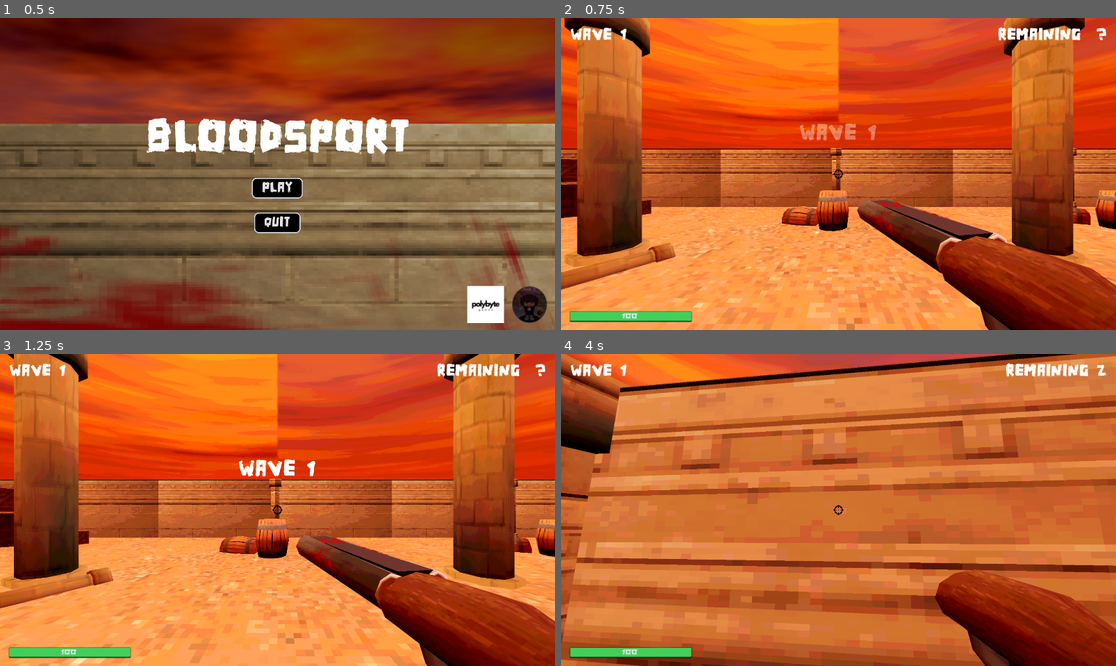
Above: before the commit, frames 1-4 (two rows, left to right).
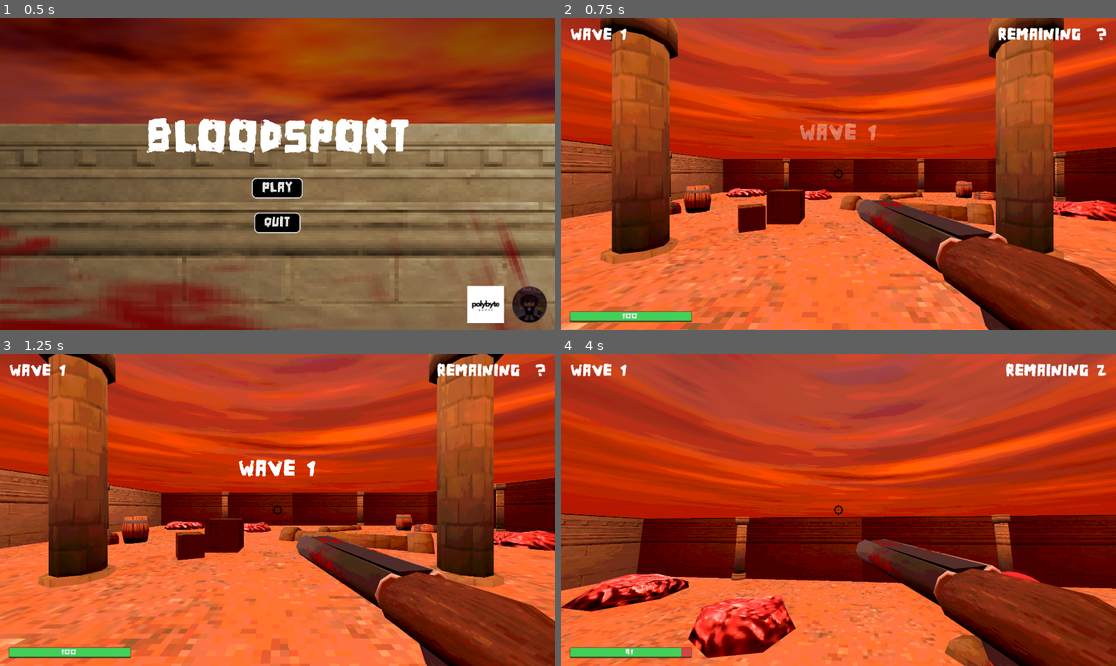
Above: after the commit, the same moments.

Repository: dalton-f/bloodsport
Game: Godot game, scene res://Entities/UI/MainMenu/MainMenu.tscn
The game is run twice, just before and just after one commit, with the same random seed, the same clock (stepped at 60 frames per second) and the same inputs.
Inputs (mouse positions are in pixels of both pictures, inside the frame that each line leads up to):
- Up to frame 1 (0.5 s): no input
- Up to frame 2 (0.75 s): click "PLAY" at 0.5 s
- Up to frame 3 (1.25 s): no input
- Up to frame 4 (4 s): move the mouse to (866, 510) at 1.27 s; press the mouse at (866, 510) at 1.28 s; hold W (up) from 1.28 s (still down); tap Space (jump) at 1.52, 2.27, 3.77 s; move the mouse to (810, 510) at 2.02 s; release the mouse at (810, 510) at 2.03 s; tap Ctrl (crouch) at 2.1 s; click (810, 510) at 2.3 s; move the mouse to (849, 503) at 2.77 s; press the mouse at (849, 503) at 2.78 s; move the mouse to (832, 516) at 3.52 s; release the mouse at (832, 516) at 3.53 s; tap Shift (sprint) at 3.6 s; click (832, 516) at 3.8 s

Frame 1 is identical in both runs. In frame 2, 71% of the frame differs, in the area x 0-100%, y 0-100%; in frame 3, 72%; in frame 4, 87%.
Error before the commit: Invalid access to property or key 'range' on a base object of type 'Resource (WeaponData)'. (res://Entities/Weapons/WeaponsManager/WeaponsManager.gd:43)

Commit message:
Minor changes

Diff:
--- a/Assets/Shaders/psx.gdshader
+++ b/Assets/Shaders/psx.gdshader
@@ -9,7 +9,7 @@
 uniform bool affine_mapping = false;
 uniform sampler2D albedo : source_color, filter_nearest;
 uniform float alpha_scissor : hint_range(0, 1) = 0.7;
-uniform float jitter: hint_range(0, 1) = 0.35;
+uniform float jitter: hint_range(0, 1) = 0.5;
 uniform ivec2 resolution = ivec2(320, 240);
 
 vec4 snap_to_position(vec4 base_position)
--- a/Entities/Weapons/WeaponsManager/WeaponsManager.gd
+++ b/Entities/Weapons/WeaponsManager/WeaponsManager.gd
@@ -6,6 +6,7 @@
 var camera
 var damage_mult = 1
 var range_mult = 1
+var attack_speed_mult = 1
 
 var current_weapon: Node3D
 var can_shoot: bool = true
@@ -40,7 +41,7 @@
 		direction = direction.normalized()
 
 		# Project a ray normal from the center of the screen up to a distance of 100
-		var end = origin + direction * (weapon_data.range * range_mult)
+		var end = origin + direction * (weapon_data.weapon_range * range_mult)
 
 		var query = PhysicsRayQueryParameters3D.create(origin, end)
 		query.collide_with_bodies = true
@@ -57,7 +58,7 @@
 
 	camera._camera_shake(0.2, 0.025)
 
-	var cooldown = 1.0 / float(weapon_data.fire_rate)
+	var cooldown = 1.0 / (float(weapon_data.fire_rate) * attack_speed_mult)
 	await get_tree().create_timer(cooldown).timeout
 	can_shoot = true
 
--- a/Entities/World/World.tscn
+++ b/Entities/World/World.tscn
@@ -15,6 +15,7 @@
 [ext_resource type="PackedScene" uid="uid://bo7hr3b5sv0ma" path="res://Entities/World/Props/Meatlumps/MeatlumpC.tscn" id="10_f0iu4"]
 [ext_resource type="AudioStream" uid="uid://dk4y720umesna" path="res://Assets/Audio/monster_spawn.mp3" id="12_f0iu4"]
 [ext_resource type="PackedScene" uid="uid://c1g1tadofu378" path="res://Entities/UI/PauseMenu/PauseMenu.tscn" id="14_s7h3x"]
+[ext_resource type="PackedScene" uid="uid://cyhe3fspg3m0f" path="res://Entities/UI/WinMenu/WinMenu.tscn" id="15_t6mjc"]
 
 [sub_resource type="ShaderMaterial" id="ShaderMaterial_n7sqv"]
 shader = ExtResource("1_n0y24")
@@ -32,8 +33,9 @@
 [sub_resource type="Environment" id="Environment_1j0jg"]
 background_mode = 2
 sky = SubResource("Sky_8rr0o")
-tonemap_mode = 2
 glow_enabled = true
+fog_density = 0.05
+fog_sky_affect = 0.2
 volumetric_fog_density = 0.02
 adjustment_enabled = true
 
@@ -77,6 +79,7 @@
 shadow_enabled = true
 
 [node name="Player" parent="SubViewportContainer/SubViewport/World" instance=ExtResource("1_8rr0o")]
+transform = Transform3D(1.3113416e-07, 0, -1, 0, 1, 0, 1, 0, 1.3113416e-07, 0, 0, 0)
 
 [node name="World" type="NavigationRegion3D" parent="SubViewportContainer/SubViewport/World"]
 transform = Transform3D(1, 0, 0, 0, 1, 0, 0, 0, 1, 0, -76.4, 9)
@@ -230,7 +233,7 @@
 transform = Transform3D(1, 0, 0, 0, 1, 0, 0, 0, 1, -13.6, -1.618, -3)
 
 [node name="SpawnC" type="Marker3D" parent="SubViewportContainer/SubViewport/World"]
-transform = Transform3D(1, 0, 0, 0, 0.92263234, -0.38568062, 0, 0.38568062, 0.92263234, 3.1999998, -1.6182013, 11.099999)
+transform = Transform3D(1, 0, 0, 0, 0.92263234, -0.38568062, 0, 0.38568062, 0.92263234, 14.2, -1.6182013, -6.9000006)
 
 [node name="SpawnD" type="Marker3D" parent="SubViewportContainer/SubViewport/World"]
 transform = Transform3D(1, 0, 0, 0, 0.92263234, -0.38568062, 0, 0.38568062, 0.92263234, -9.8, -1.6182013, 6.0999994)
@@ -239,4 +242,6 @@
 
 [node name="CanvasLayer" type="CanvasLayer" parent="."]
 
+[node name="WinMenu" parent="CanvasLayer" instance=ExtResource("15_t6mjc")]
+
 [node name="PauseMenu" parent="CanvasLayer" instance=ExtResource("14_s7h3x")]
Not shown: 1 places in Entities/World/World.tscn that only renumber resources
Not shown, changed: export_presets.cfg
